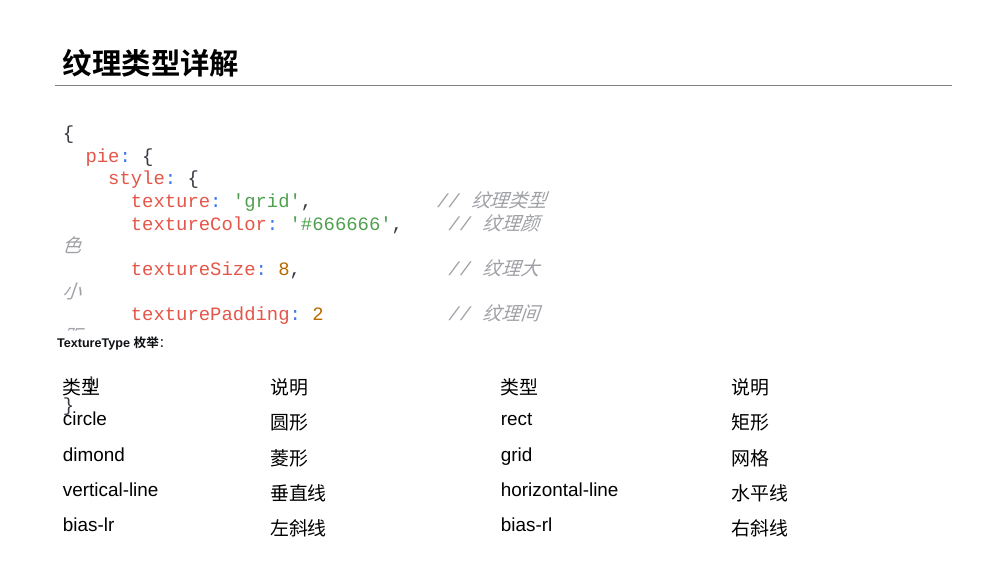
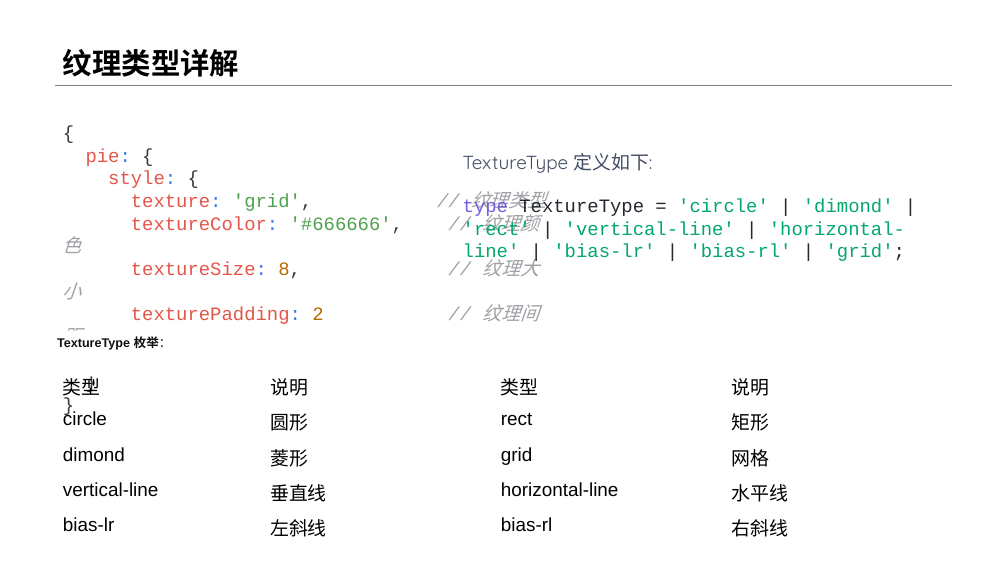
Before and after one commit to menglin1997/vchartCourse, a slide deck: slide 6 of code/Chapter 3 - Vchart Type/22-PieAdvanced/22-PieAdvanced.pptx (slide 10 before the commit). Drawn at 1008x567 pixels with LibreOffice and Linux fonts; fonts in the diff are those of the drawing. Boxes give left, top, right and bottom in pixels: in the first picture for what was removed or moved away, otherwise in the second. Text is boxed around its words. In the diff, an @@ line names an element or a change of style, - is before the commit and + after.

```diff
--- a/code/Chapter 3 - Vchart Type/22-PieAdvanced/22-PieAdvanced.pptx
+++ b/code/Chapter 3 - Vchart Type/22-PieAdvanced/22-PieAdvanced.pptx
@@ text added at <box>463,153,652,173</box>, 18 pt, text #424E66 @@
+TextureType 定义如下:
@@ text added at <box>463,199,905,263</box>, 18 pt, text #04A86B @@
+type TextureType = 'circle' | 'dimond' | 'rect' | 'vertical-line' | 'horizontal-line' | 'bias-lr' | 'bias-rl' | 'grid';
```
Also in this commit, not shown: 4 other slides changed, 1 slide added, 5 slides removed, 5 other files.
